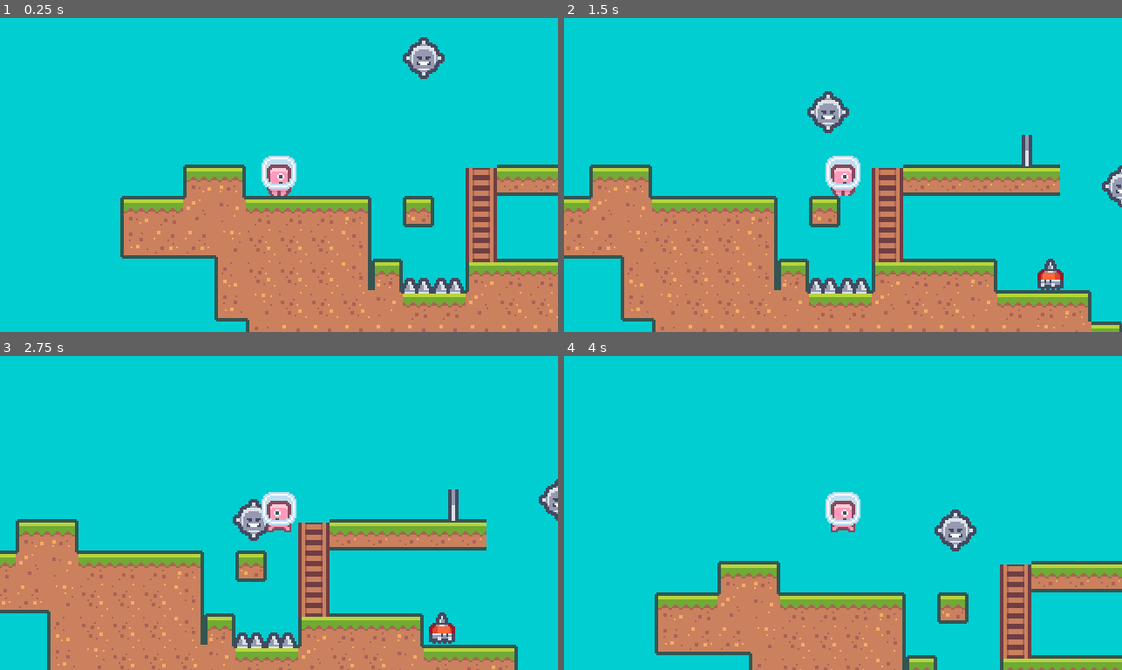
Above: before the commit, frames 1-4 (two rows, left to right).
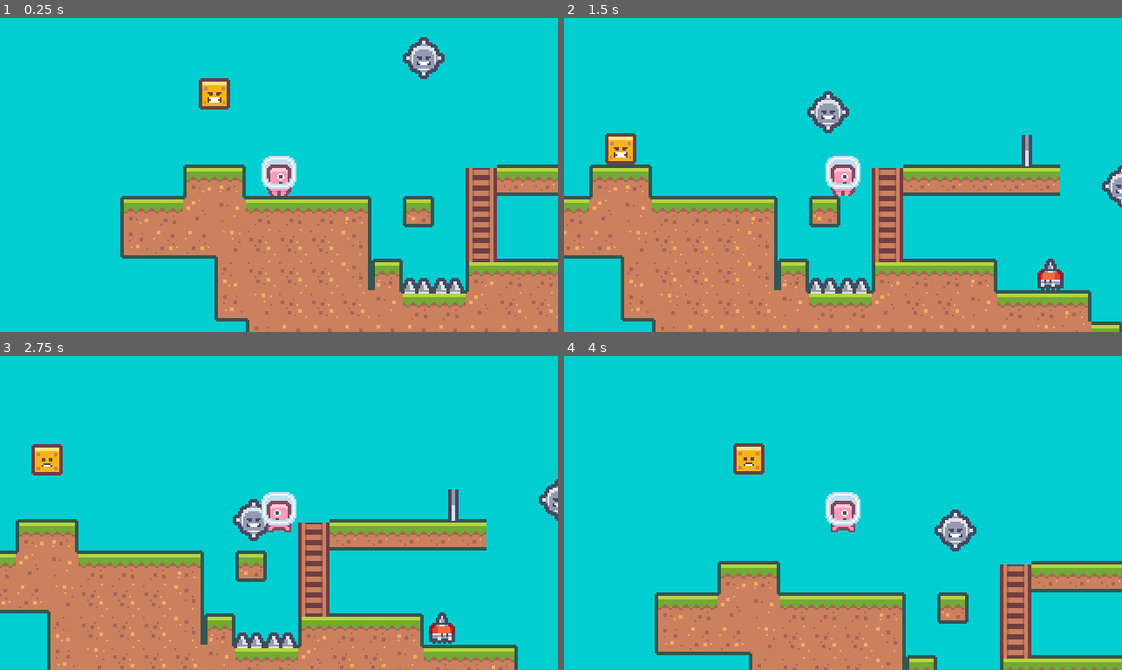
Above: after the commit, the same moments.

Repository: elbow667/PixelPlatformerG4
Game: Godot game, scene res://Scenes/world.tscn
Two runs of this game, one before a commit and one after it. Both use one fixed random seed, a clock stepped at 60 frames per second and the inputs below.
Inputs:
- Up to frame 1 (0.25 s): no input
- Up to frame 2 (1.5 s): tap Enter (ui_accept) at 0.5, 0.77 s; hold D (ui_right) from 0.53 s (still down)
- Up to frame 3 (2.75 s): tap Enter (ui_accept) at 1.52 s; release D (ui_right) at 2.03 s; hold A (ui_left) from 2.03 s (still down)
- Up to frame 4 (4 s): release A (ui_left) at 2.78 s; hold D (ui_right) from 2.78 s (still down); tap Enter (ui_accept) at 3.02, 3.77 s

The runs differ from the first frame. In frame 1, 0.6% of the frame differs, in the area x 35-42%, y 19-30%; in frame 2, 0.6%; in frame 3, 0.6%; in frame 4, 0.6%.
Error in both runs: Invalid assignment of property or key 'playback_speed' with value of type 'int' on a base object of type 'AnimationPlayer'. (res://Scripts/moving_spike_enemy.g…

Commit message:
Tutorial 13 StompEnemy

Diff:
--- a/Scenes/world.tscn
+++ b/Scenes/world.tscn
@@ -8,6 +8,7 @@
 [ext_resource type="PackedScene" uid="uid://bal4kcsaljugf" path="res://Scenes/ladder.tscn" id="6_toyle"]
 [ext_resource type="PackedScene" uid="uid://cucpibqvdufc1" path="res://Scenes/moving_spike_enemy.tscn" id="7_u1g4o"]
 [ext_resource type="PackedScene" uid="uid://fncuiimij6di" path="res://Scenes/checkpoint.tscn" id="8_pny3j"]
+[ext_resource type="PackedScene" uid="uid://bynwj4q7ufphi" path="res://Scenes/stomp_enemy.tscn" id="9_j8qvd"]
 
 [sub_resource type="Curve2D" id="Curve2D_1sdoa"]
 _data = {
@@ -72,3 +73,6 @@
 
 [node name="Checkpoint2" parent="." instance=ExtResource("8_pny3j")]
 position = Vector2(297, 76)
+
+[node name="StompEnemy" parent="." instance=ExtResource("9_j8qvd")]
+position = Vector2(58, 21)
--- a/Scripts/stomp_enemy.gd
+++ b/Scripts/stomp_enemy.gd
@@ -7,19 +7,33 @@
 @onready var start_position = global_position
 @onready var timer: = $Timer
 @onready var raycast: = $RayCast2D
+@onready var animatedSprite: = $AnimatedSprite2D
 
 func _physics_process(delta):
 	match state:
-		HOVER: pass
-		FALL: pass
-		LAND: pass
-		RISE: pass
+		HOVER: hover_state()
+		FALL: fall_state(delta)
+		LAND: land_state()
+		RISE: rise_state(delta)
 
 func hover_state():
 	state = FALL
 
-func fall_state():
-	position.y += 10
+func fall_state(delta):
+	animatedSprite.play("Falling")
+	position.y += 100 * delta
 	if raycast.is_colliding():
 		var collision_point = raycast.get_collision_point()
 		position.y = collision_point.y
+		state = LAND
+		timer.start(1.0)
+
+func land_state():
+	if timer.time_left == 0:
+		state = RISE
+
+func rise_state(delta):
+	animatedSprite.play("Rising")
+	position.y = move_toward(position.y, start_position.y,20 * delta)
+	if position.y == start_position.y:
+		state = HOVER
Not shown: 2 places in Scenes/player.tscn that only renumber resources
Not shown: 2 places in Scenes/world.tscn that only renumber resources
